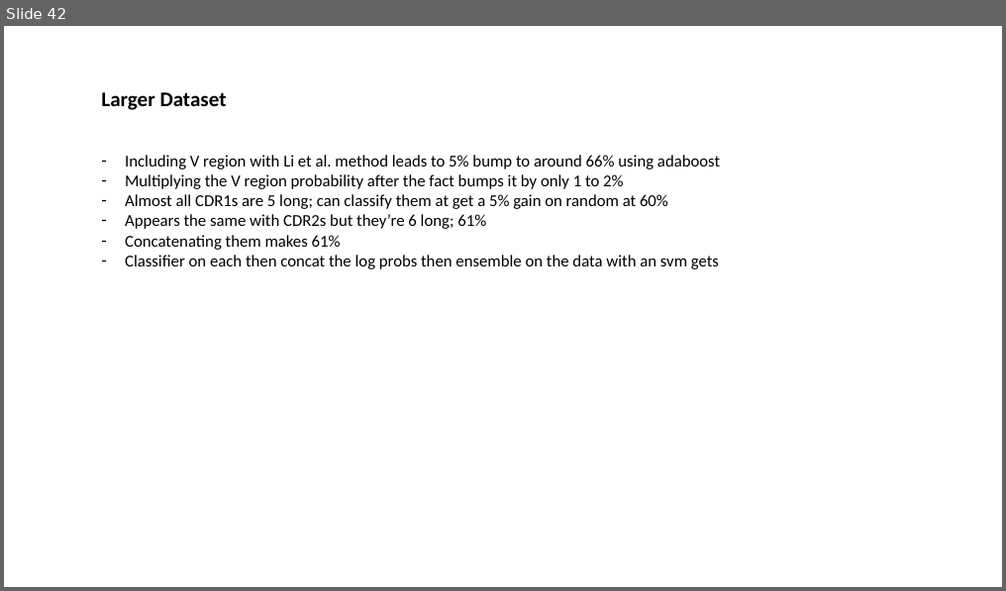
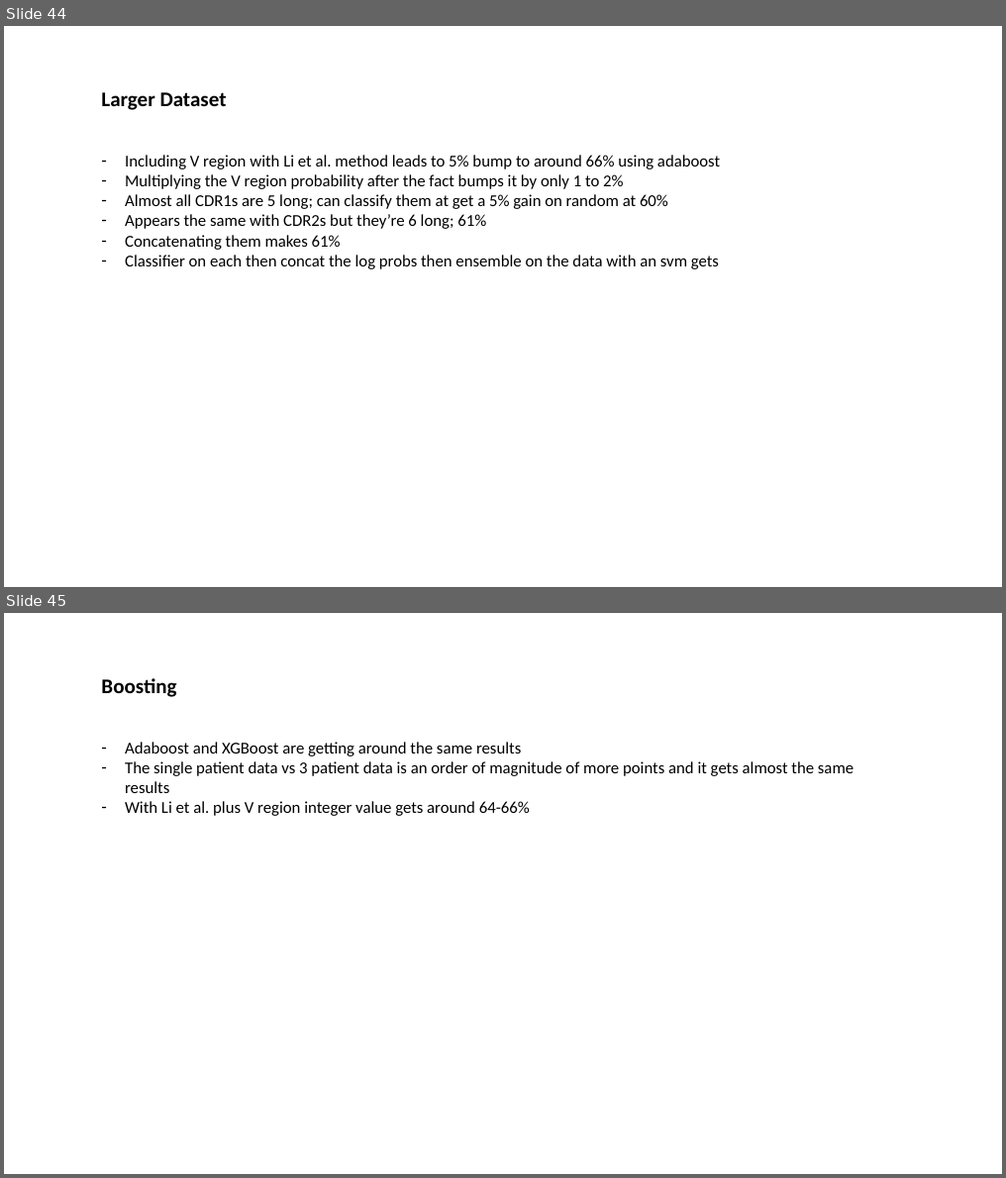
Before and after one commit to innate2adaptive/tcRIP, a slide deck: presentations/algorithm_overview.pptx. Shown one above the other, each under a label of ours: slide 42 before the commit, slides 44 and 45 after it. The pictures are 1006x591 and 1006x1178 pixels, drawn with LibreOffice and Linux fonts; fonts in the diff are those of the drawing. Boxes give left, top, right and bottom in pixels: in the first picture for what was removed or moved away, otherwise in the second. Text is boxed around its words. In the diff, an @@ line names an element or a change of style, - is before the commit and + after.

```diff
--- a/presentations/algorithm_overview.pptx
+++ b/presentations/algorithm_overview.pptx
@@ slide 45 added at [4, 613, 1002, 1174], background #FFFFFF @@
@@ text added at [101, 678, 176, 697], 20 pt, text #000000, bold @@
+Boosting
@@ text added at [125, 742, 853, 816], 16 pt, text #000000 @@
+– Adaboost and XGBoost are getting around the same results
+– The single patient data vs 3 patient data is an order of magnitude of more points and it gets almost the same results
+– With Li et al. plus V region integer value gets around 64-66%
@@ what was slide 42 is now slide 44 @@
```
Also in this commit, not shown: 3 slides changed, 5 other slides added, 11 other files.
